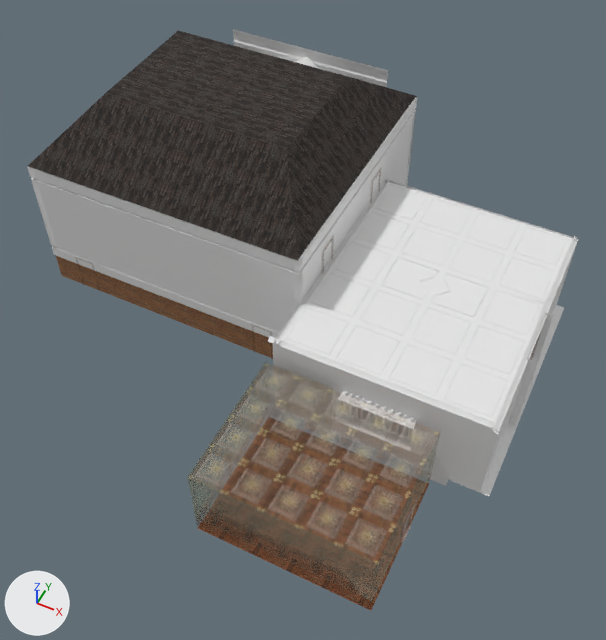
One commit to the FBX model Unity/Candle_Light/Assets/Models/MansaoParedes.fbx: the scene before it, then after it.
Camera for both pictures: a camera (50 mm lens) standing at (23.6, -32.7, 40.5) and looking at (8.6, -2.8, 3.1). The axes (+X, +Y, +Z) are drawn at lower left. The lights are the same throughout. Where no turn or scale is listed for an object, it has been applied to the vertices. Vertices at the same position are counted once.

Names of what the first picture shows: 'ChaoBib', 'ChaoEscritorio', 'ParedesBib', 'ParedesHall', 'ParedesHall.001', 'TelhadoHall', 'TetoBib', 'TetoEscritorio'.
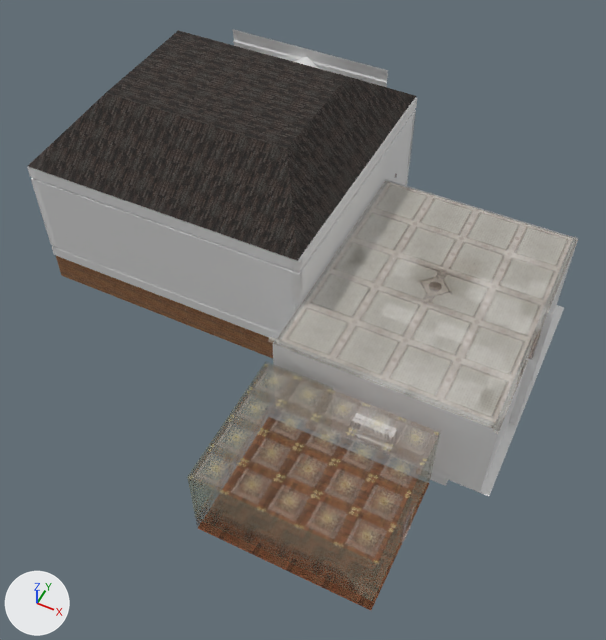
Boxes [x1, y1, x2, y2] around the edits, measured in the pictures (606 x 640 px; the box of a moved part takes in the faces that stretch with it):
'TetoBib', surface changed (white to grey)
    both: [268, 181, 579, 434]
part 1 of me_cube_008, moved or reshaped
    before: [273, 344, 499, 449]
    after: [273, 344, 499, 453]
'Estantes', unchanged, uncovered by the edit
    before: [306, 330, 535, 486]
    after: [306, 235, 550, 486]

The change, as a diff of the scene's bpy script:
```diff
--- a/Unity/Candle_Light/Assets/Models/MansaoParedes.fbx.py
+++ b/Unity/Candle_Light/Assets/Models/MansaoParedes.fbx.py
@@ img_atlaspalacio_png @@
+img_atlaspalacio_png = load_image('AtlasPalacio.png', '../../../../Docs/Texturas/AtlasPalacio.png', 256, 256, 'Non-Color')
@@ mat_material_003 @@
 n0 = _N.new('ShaderNodeBsdfPrincipled'); n0.name = 'Principled BSDF'
 n1 = _N.new('ShaderNodeOutputMaterial'); n1.name = 'Material Output'
+n2 = _N.new('ShaderNodeTexImage'); n2.name = 'Image Texture'
+n2.image = img_atlaspalacio_png
+n3 = _N.new('ShaderNodeTexImage'); n3.name = 'Image Texture.001'
+n3.image = img_atlaspalacio_png
 _L.new(n0.outputs[0], n1.inputs[0])  # 'BSDF' to 'Surface'
+_L.new(n2.outputs[0], n0.inputs[0])  # 'Color' to 'Base Color'
+_L.new(n3.outputs[0], n0.inputs[4])  # 'Color' to 'Alpha'
@@ me_cube_008 @@
 # used by ob_paredesbib; location = (15.65, 0.43, 3.04)
-me_cube_008.from_pydata(...)  # 262 vertices, 277 faces; spans x -6.6..6.5, y -8.4..7.8, z -3.2..2.9
+me_cube_008.from_pydata(...)  # 270 vertices, 284 faces; spans x -6.6..6.5, y -8.4..7.8, z -3.2..2.9
+# me_cube_008 part 1
+# 10 vertices are removed from x -2.5..2.1, y -8.0..-7.8, z -0.5..-0.4
+# 22 faces are deleted
+# 5 vertices in x 0.1..0.2, y -7.9..-7.8, z -0.5 move by (-0.2, -0.3, -0.6)
+# 5 vertices in x 0.1..0.2, y -7.9..-7.8, z 1.4 move by (-0.2, -0.3, -1.4)
+# 5 vertices in x -1.5..-1.4, y -7.9..-7.8, z -0.5 move by (0.5, -0.3, -0.6)
+# 5 vertices in x -1.5..-1.4, y -7.9..-7.8, z 1.4 move by (0.5, -0.3, -1.4)
+# 5 vertices in x -2.2..-2.1, y -7.9..-7.8, z -0.5 move by (0.8, -0.3, -0.6)
+# 5 vertices in x -2.2..-2.1, y -7.9..-7.8, z 1.4 move by (0.8, -0.3, -1.4)
+# 138 vertices move from x -2.5..2.1, y -8.4..-7.8, z -0.8..1.4 to x -1.5..1.0, y -8.4..-7.8, z -2.3..0.0
+# 12 vertices are added at x -1.5..1.0, y -8.4..-7.8, z -2.0..-1.0
+# 6 new vertices lie (2.5, 0.0, 0.0) away from vertices in x -1.5, y -8.4..-8.1, z -1.3..-1.0
+# 29 new faces join them
 me_cube_008.materials.append(mat_biblioteca)
```
